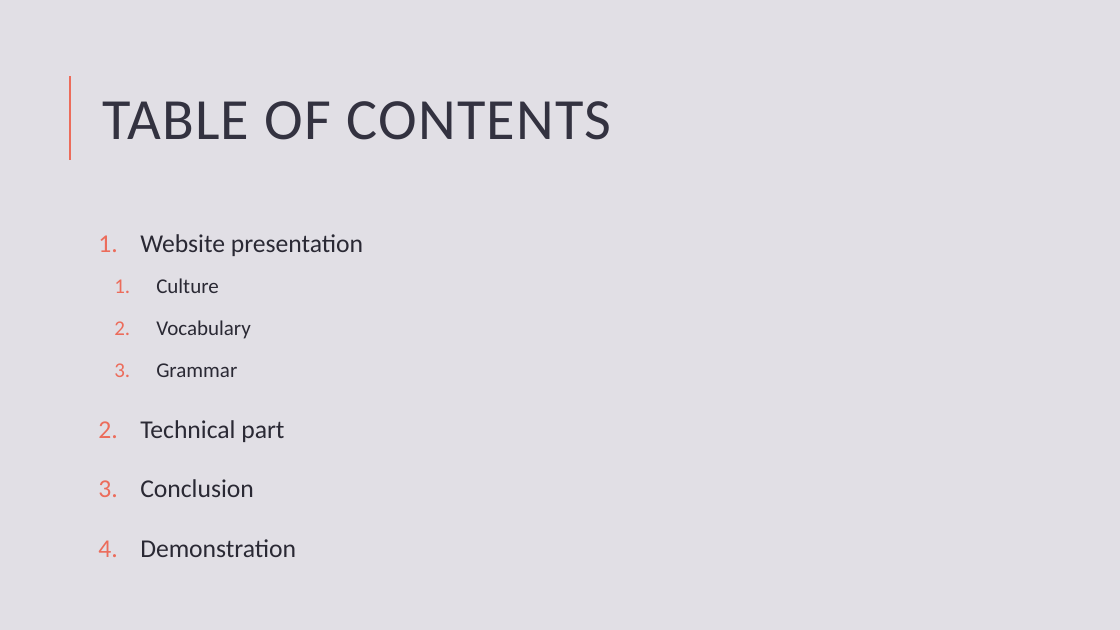
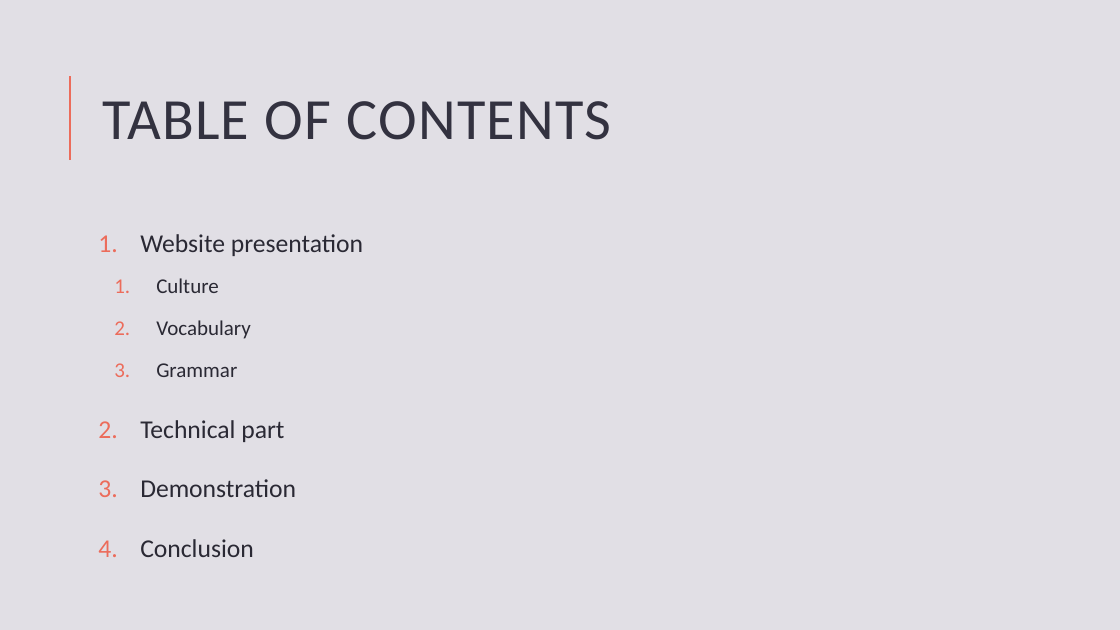
Before and after one commit to cpnu/EnglishProject, a slide deck: slide 3 of presentation.pptx. Drawn at 1120x630 pixels with LibreOffice and Linux fonts; fonts in the diff are those of the drawing. Boxes give left, top, right and bottom in pixels: in the first picture for what was removed or moved away, otherwise in the second. Text is boxed around its words. In the diff, an @@ line names an element or a change of style, - is before the commit and + after.

```diff
--- a/presentation.pptx
+++ b/presentation.pptx
@@ text at (140,479,296,497): paragraph added @@
+3. Demonstration
@@ text at (140,539,296,557): paragraph removed @@
-4. Demonstration
```
Also in this commit, not shown: 5 other slides changed, 1 slide added, 19 other files.
